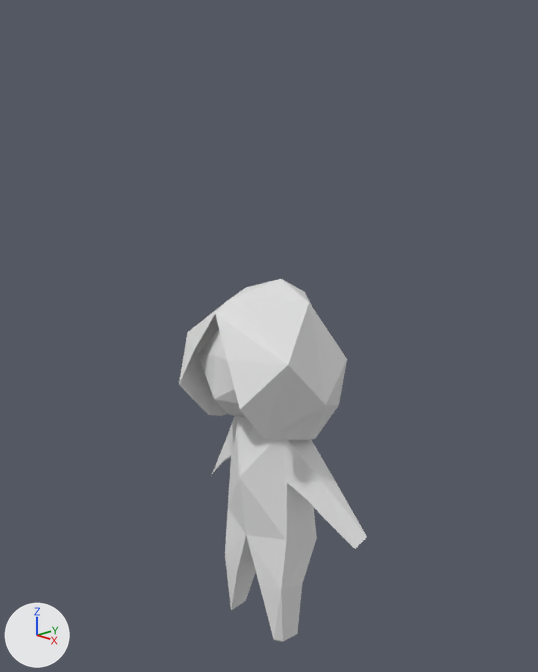
An edit to the Blender file Assets/player.blend, drawn before and after from the same camera.
One viewpoint serves both versions: a 50 mm camera at (15.57, -14.27, 9.24) aimed at (-0.13, 0.77, 2.86). Every picture has the same lights, and +X, +Y and +Z are marked at lower left.

Names of what the first picture shows: 'Player'.
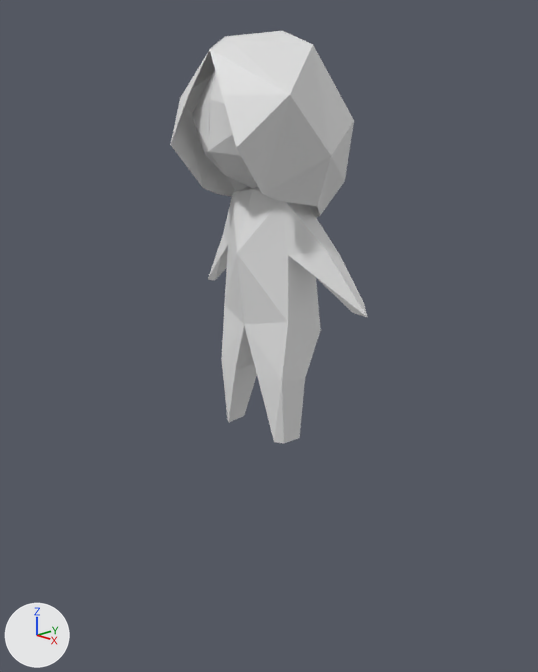
Changed parts and their boxes [x1, y1, x2, y2] in the pictures (538 x 672 px; the box of a moved part takes in the faces that stretch with it):
'Player', reshaped, moved (14% taller): before [179, 279, 367, 642]; after [170, 30, 367, 443]
part 1 of me_cube_002, moved or reshaped: before [179, 279, 347, 440]; after [170, 30, 354, 218]
part 2 of me_cube_002, rebuilt (19% taller): before [198, 328, 367, 642]; after [192, 70, 367, 443]

Edits to the bpy script that builds the scene:
```text
Change me_cube_002:
    used by ob_player; location = (0.0, 0.0, -0.6); scale = (1.03, 1.03, 1.03)
    remove me_cube_002.from_pydata(...)  # 65 vertices, 64 faces, 3 loose edges; spans x 0.0..3.35, y -1.7..2.98, z -6.1..5.04
    add me_cube_002.from_pydata(...)  # 64 vertices, 65 faces, 3 loose edges; spans x -0.02..3.28, y -1.7..2.98, z 0.01..11.15
    me_cube_002 part 1: the loose piece of 19 vertices spanning x 0.0..2.25, y -1.7..2.98, z -0.01..5.04 is moved by (-0.01, 0.0, 6.11)
    me_cube_002 part 2: the loose piece of 46 vertices spanning x 0.0..3.35, y -1.49..2.34, z -6.1..4.71 is rebuilt with 45 vertices and now spans x -0.02..3.28, y -1.49..2.34, z 0.01..10.82
Change ob_player:
    ob_player.location: (0.0, 0.0, -0.6) -> (0.0, 0.0, 0.0)
```
